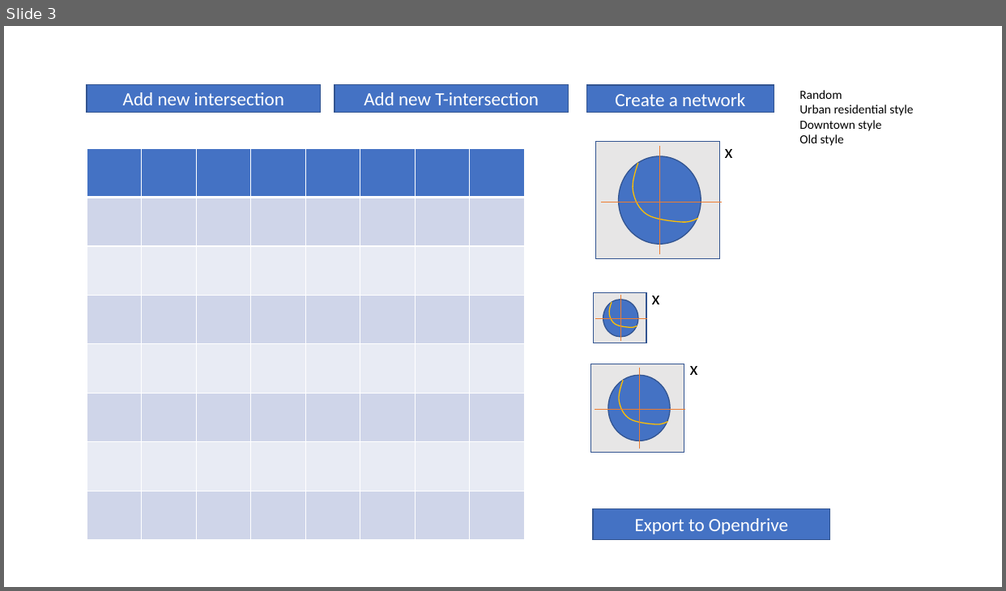
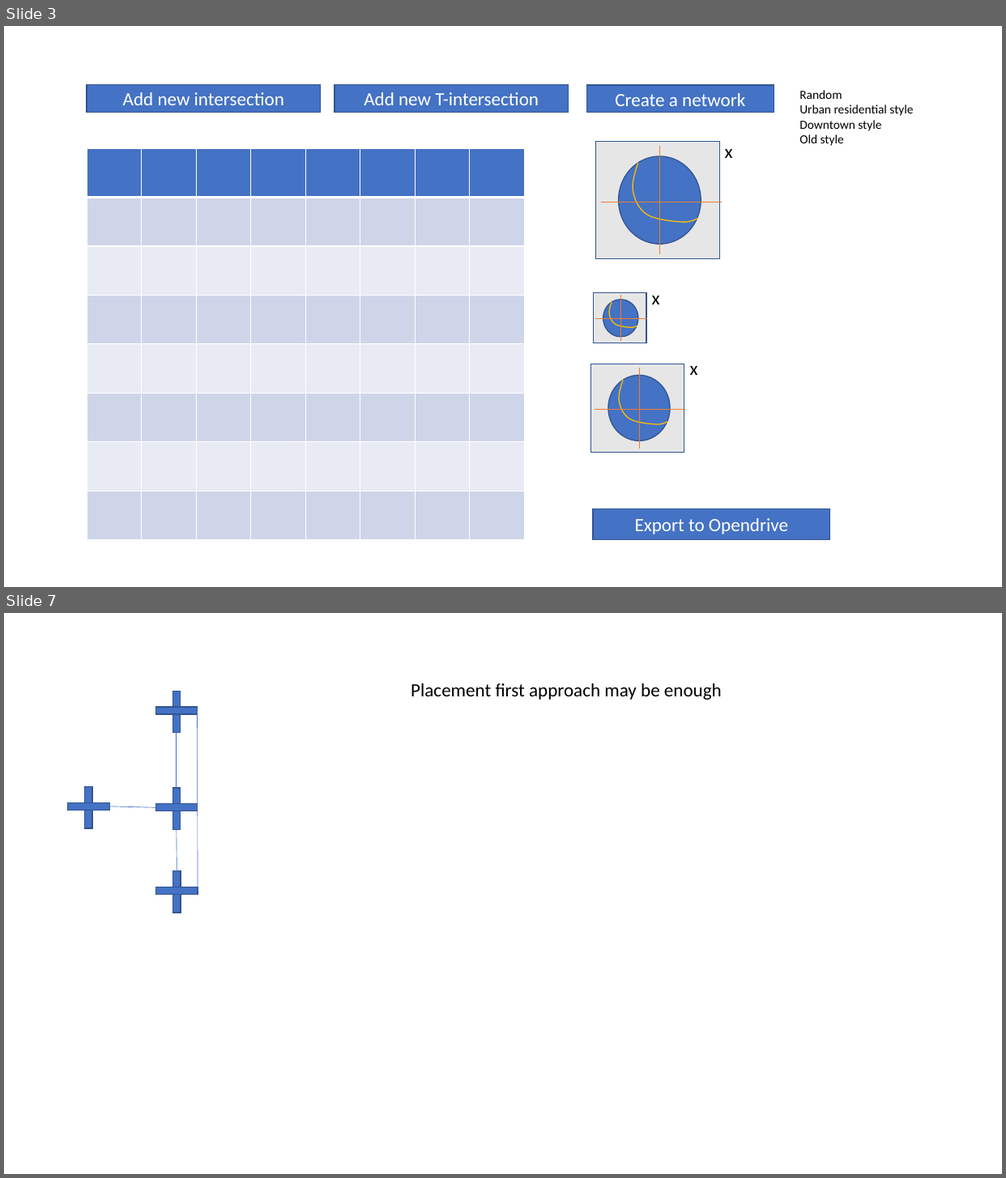
Before and after one commit to AugmentedDesignLab/junction-art, a slide deck: plan/road gen plan.pptx. Shown one above the other, each under a label of ours: slide 3 before the commit, slides 3 and 7 after it; the slides between them are not shown. The pictures are 1006x591 and 1006x1178 pixels, drawn with LibreOffice and Linux fonts; fonts in the diff are those of the drawing. Boxes give left, top, right and bottom in pixels: in the first picture for what was removed or moved away, otherwise in the second. Text is boxed around its words. In the diff, an @@ line names an element or a change of style, - is before the commit and + after.

```diff
--- a/plan/road gen plan.pptx
+++ b/plan/road gen plan.pptx
@@ slide 7 added at (4,613,1002,1174), background #FFFFFF @@
@@ text added at (411,683,722,700), 18 pt, text #000000 @@
+Placement first approach may be enough
@@ rectangle added at (155,707,197,715), fill #4472C4, outline #325491 1 pt @@
@@ rectangle added at (172,691,180,733), fill #4472C4, outline #325491 1 pt @@
@@ line added from (177, 788) to (177, 733), #4472C4 0.5 pt @@
@@ line added from (197, 710) to (198, 891), #4472C4 0.5 pt @@
@@ rectangle added at (68,803,109,811), fill #4472C4, outline #325491 1 pt @@
@@ rectangle added at (85,786,92,828), fill #4472C4, outline #325491 1 pt @@
@@ line added from (156, 807) to (109, 806), #4472C4 0.5 pt @@
@@ rectangle added at (155,804,197,811), fill #4472C4, outline #325491 1 pt @@
@@ rectangle added at (172,788,180,830), fill #4472C4, outline #325491 1 pt @@
@@ line added from (177, 829) to (177, 871), #4472C4 0.5 pt @@
@@ rectangle added at (173,871,181,914), fill #4472C4, outline #325491 1 pt @@
@@ rectangle added at (156,887,198,895), fill #4472C4, outline #325491 1 pt @@
```
Also in this commit, not shown: 1 slide changed, 5 other slides added, 1 slide removed, 1 other file.
